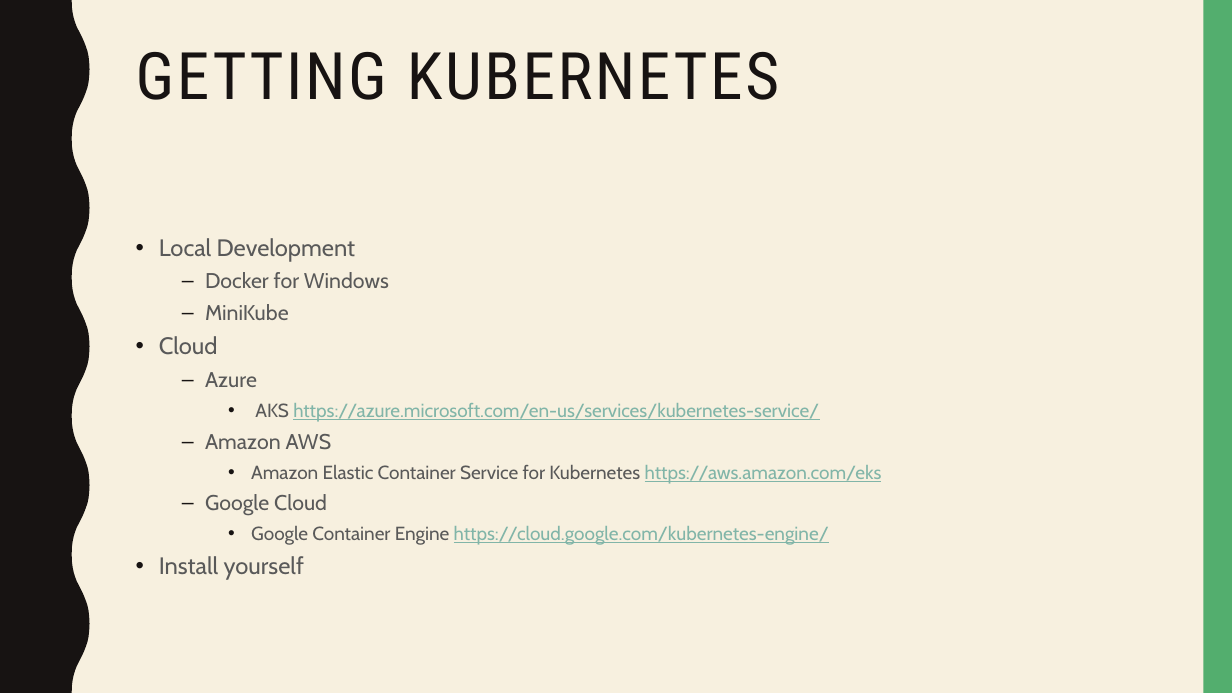
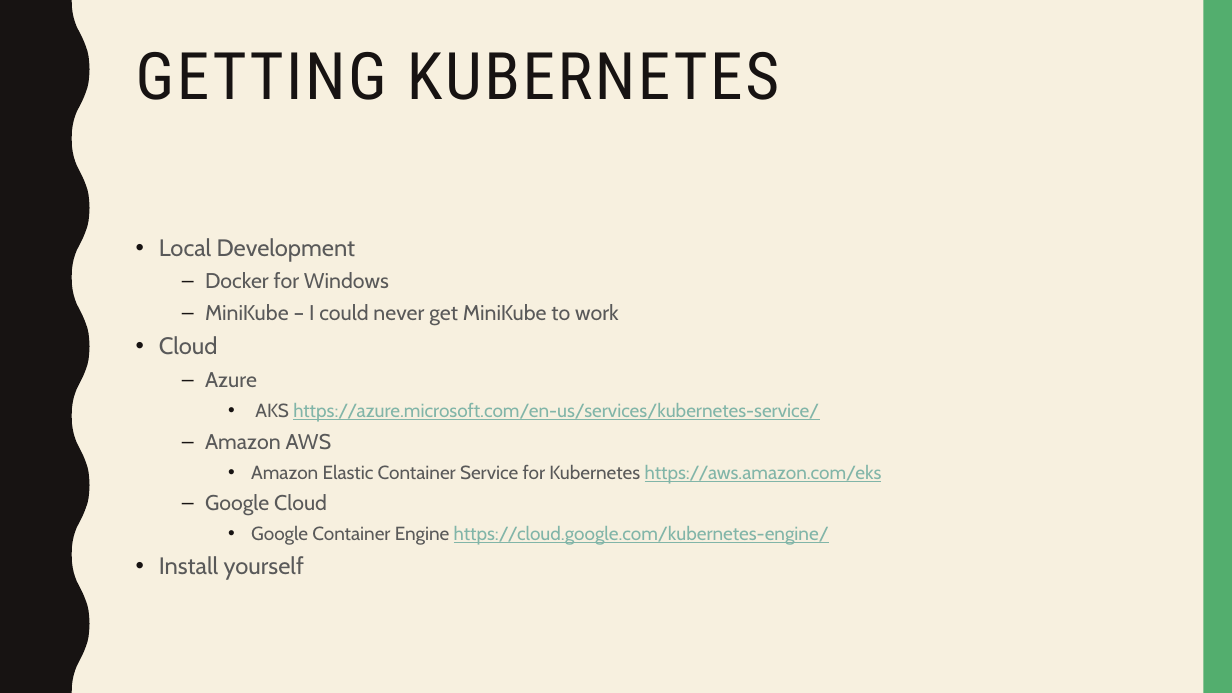
Before and after one commit to naveenvalecha/kubernetes-2018Presentation, a slide deck: slide 16 of k8 2018 Presentation.pptx (slide 12 before the commit). Drawn at 1232x693 pixels with LibreOffice and Linux fonts; fonts in the diff are those of the drawing. Boxes give left, top, right and bottom in pixels: in the first picture for what was removed or moved away, otherwise in the second. Text is boxed around its words. In the diff, an @@ line names an element or a change of style, - is before the commit and + after.

```diff
--- a/k8 2018 Presentation.pptx
+++ b/k8 2018 Presentation.pptx
@@ text at (x1=205, y1=304, x2=619, y2=326): text changed @@
-  – MiniKube
+  – MiniKube – I could never get MiniKube to work
```
Also in this commit, not shown: 2 other slides changed, 22 slides added.
